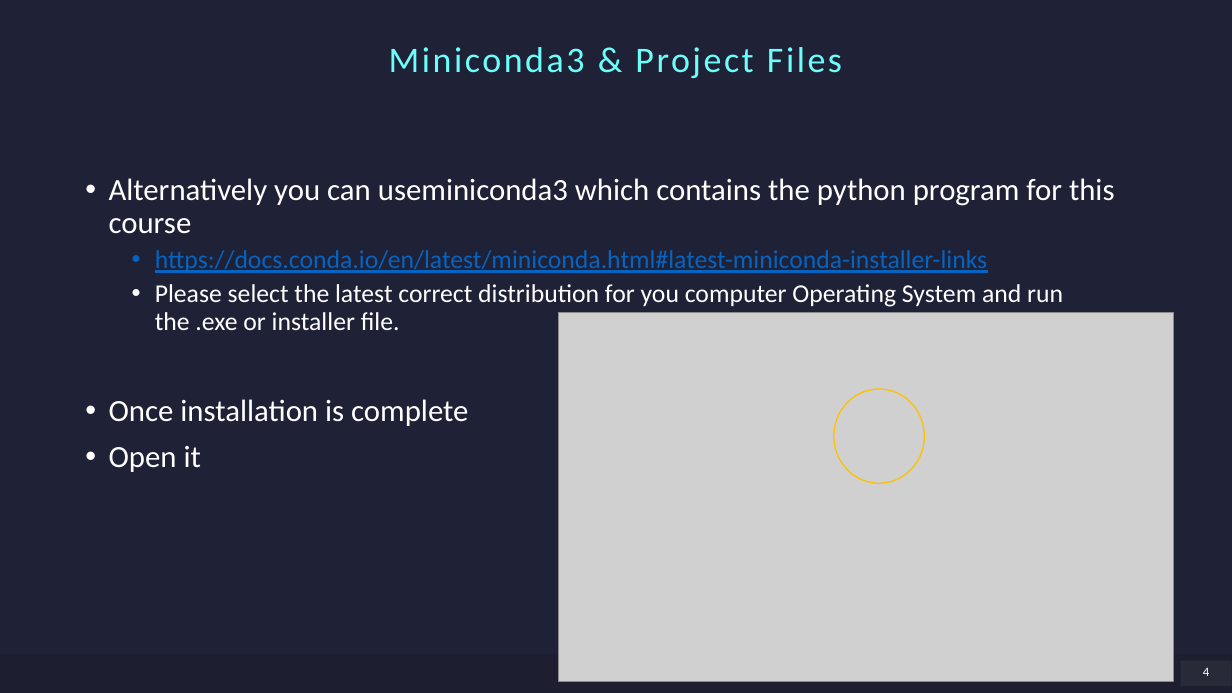
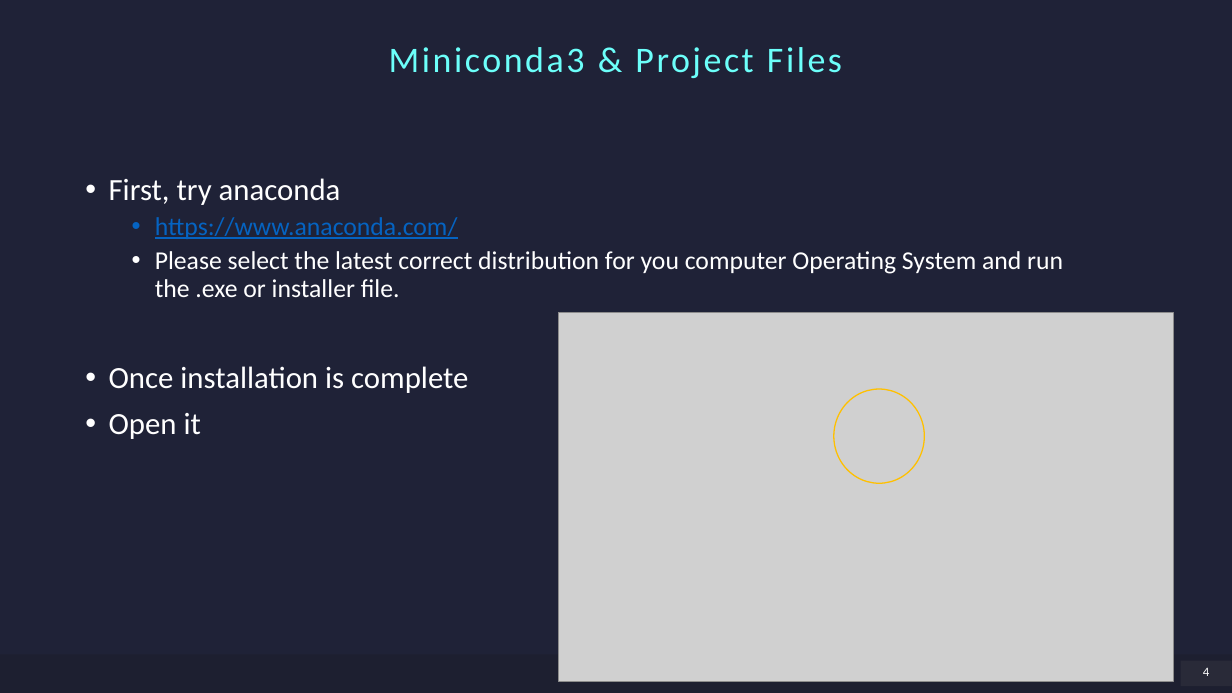
Before and after one commit to chrischank/python4data_zerotomiso, a slide deck: slide 4 of references/00_setup.pptx. Drawn at 1232x693 pixels with LibreOffice and Linux fonts; fonts in the diff are those of the drawing; grey boxes stand for pictures; background and template pictures are left out. Boxes give left, top, right and bottom in pixels: in the first picture for what was removed or moved away, otherwise in the second. Text is boxed around its words. In the diff, an @@ line names an element or a change of style, - is before the commit and + after.

```diff
--- a/references/00_setup.pptx
+++ b/references/00_setup.pptx
@@ text at [109,178,458,239]: text changed @@
-• Alternatively you can useminiconda3 which contains the python program for this course
-  • https://docs.conda.io/en/latest/miniconda.html#latest-miniconda-installer-links
+• First, try anaconda
+  • https://www.anaconda.com/
```
Also in this commit, not shown: 2 other slides changed, 5 other files.
